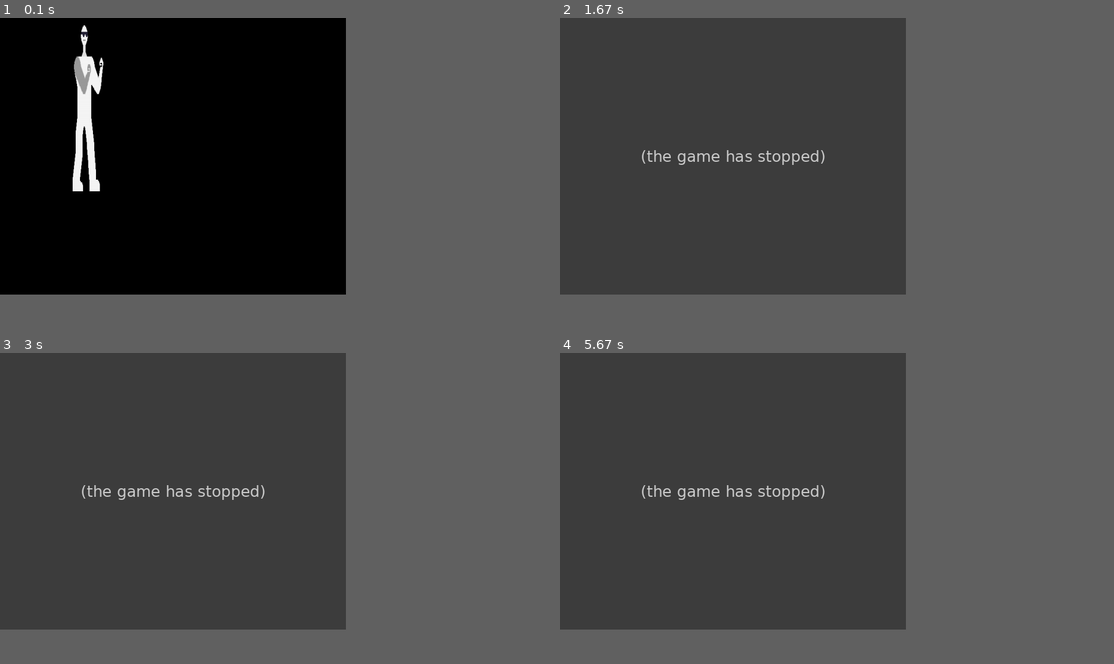
Above: before the commit, frames 1-4 (two rows, left to right).
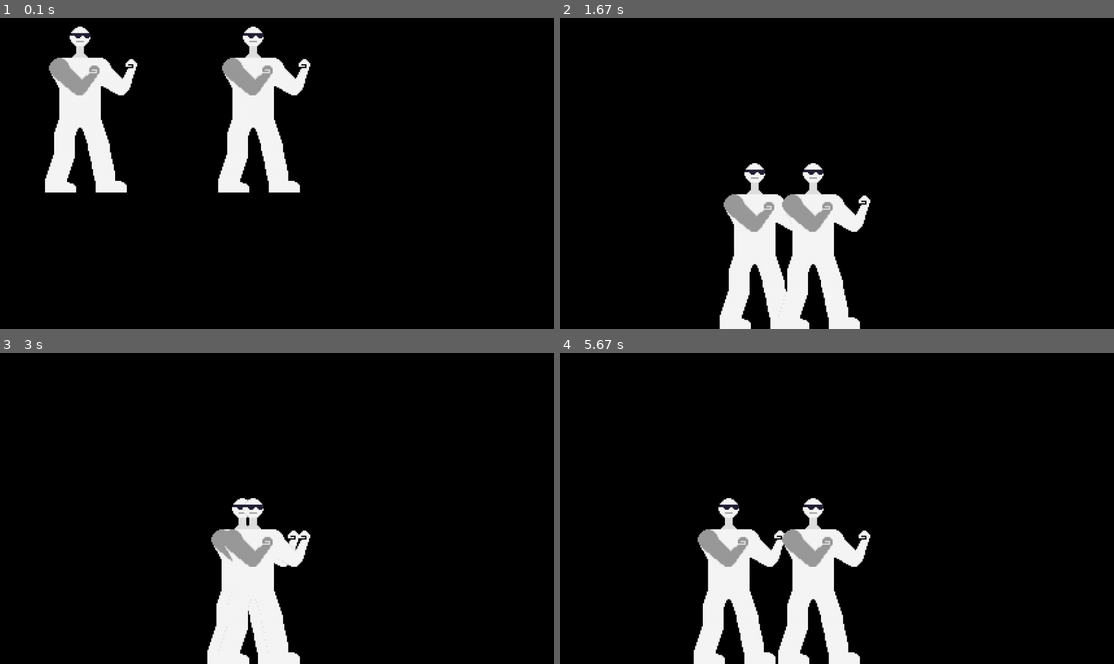
Above: after the commit, the same moments.

Repository: davidyao4344314/pygames-initlized
Game: pygame game, started from rpg games/main.py
The game is run twice, just before and just after one commit, with the same random seed, the same clock (stepped at 60 frames per second) and the same inputs.
Inputs:
- Up to frame 1 (0.1 s): no input
- Up to frame 2 (1.67 s): hold K 0.33-0.8 s; hold Right 0.33-0.8 s; tap A at 0.83 s; hold Right 1.17-1.63 s
- Up to frame 3 (3 s): hold Up 1.67-1.97 s; tap D at 2 s; hold Right 2.33-2.8 s; hold Left from 2.83 s (still down)
- Up to frame 4 (5.67 s): release Left at 3.37 s; hold Left 3.4-3.8 s; hold Up 3.83-4.2 s; tap Space at 4.23 s; hold Right 4.57-5.2 s; hold Left from 5.23 s (still down)
In our replay, the window is 562x450 before the commit and 900x506 after it. These sizes can differ from the game's own. Grey fills any space a smaller window leaves; there, only what the larger window draws over its background counts as a difference.

The runs differ from the first frame. In frame 1, 8.4% of the frame differs, in the area x 8-57%, y 2-57%; in frame 2, 57%; in frame 3, 57%; in frame 4, 57%, in the area x 0-63%, y 0-100%.
Error before the commit: TypeError: cell.melee_attack() missing 1 required positional argument: 'target' (controls.py...; the game stopped at 0.33 s (later frames are placeholders)

Commit message:
added a defense option

Diff:
--- a/rpg games/controls.py
+++ b/rpg games/controls.py
@@ -14,7 +14,7 @@
     pygame.K_l: False
 }
 
-def handle_events(player1):
+def handle_events(player, enemy):
     for event in pygame.event.get():
         if event.type == pygame.QUIT:
             return False
@@ -22,24 +22,24 @@
             if event.key in keys:
                 keys[event.key] = True
             if event.key == pygame.K_k:
-                player1.melee_attack()
+                player.melee_attack(enemy)
             if event.key == pygame.K_l:
-                player1.ranged_attack()
+                player.ranged_attack()
         if event.type == pygame.KEYUP:
             if event.key in keys:
                 keys[event.key] = False
     return True
 
-def move_player(player1):
+def move_player(player):
     if keys[pygame.K_a]:
-        player1.move(dx=-1)
+        player.move(dx=-1)
     if keys[pygame.K_d]:
-        player1.move(dx=1)
+        player.move(dx=1)
     if keys[pygame.K_w] or keys[pygame.K_SPACE]:
-        player1.move(dy=-1)
+        player.move(dy=-1)
     if keys[pygame.K_LEFT]:
-        player1.move(dx=-1)
+        player.move(dx=-1)
     if keys[pygame.K_RIGHT]:
-        player1.move(dx=1)
+        player.move(dx=1)
     if keys[pygame.K_UP]:
-        player1.move(dy=-1)
+        player.move(dy=-1)
--- a/rpg games/main.py
+++ b/rpg games/main.py
@@ -1,14 +1,15 @@
-# initliazing pygame
 import pygame
-from sprite import cell
+from sprite import cell, Virus
 import controls
 
 pygame.init()
-#initalzing player screan
-SCREEN_WIDTH = 800
-SCREEN_HEIGHT = int(SCREEN_WIDTH * 0.8)
 
-screen = pygame.display.set_mode((SCREEN_WIDTH, SCREEN_HEIGHT))
+# Fullscreen
+info = pygame.display.Info()
+SCREEN_WIDTH = info.current_w
+SCREEN_HEIGHT = info.current_h
+
+screen = pygame.display.set_mode((SCREEN_WIDTH, SCREEN_HEIGHT), pygame.FULLSCREEN)
 pygame.display.set_caption('RPG')
 
 # Player gravity
@@ -17,21 +18,37 @@
 # Load player images
 player_image = pygame.image.load('white_blood_cell.png')
 attack_image = pygame.image.load('white_blood_cell_attack.png')
+defense_image = pygame.image.load('white_blood_cell_attack.png')
+
+# Load virus images (same as player for now since I don't have another sprite)
+virus_image = pygame.image.load('white_blood_cell.png')
+virus_attack_image = pygame.image.load('white_blood_cell_attack.png')
 
 # Initialize player instance
-player1 = cell(200, 200, 3, player_image, attack_image)
+player1 = cell(200, 200, 3, player_image, attack_image, defense_image)
+
+# Initialize enemy instance
+enemy = Virus(600, 200, 3, virus_image, virus_attack_image)
+
+# Create sprite group for all sprites
+all_sprites = pygame.sprite.Group()
+all_sprites.add(player1)
+all_sprites.add(enemy)
 
 run = True
 clock = pygame.time.Clock()
 
 while run:
     screen.fill((0, 0, 0))  # Fill the screen with black before drawing
-    screen.blit(player1.image, player1.rect)
 
-    run = controls.handle_events(player1)
+    # Update all sprites
+    all_sprites.update(gravity, SCREEN_HEIGHT)
+
+    # Draw all sprites
+    all_sprites.draw(screen)
+    # Handle events and movement
+    run = controls.handle_events(player1, enemy)
     controls.move_player(player1)
-
-    player1.update(gravity, SCREEN_HEIGHT)
 
     pygame.display.update()
     clock.tick(60)
--- /dev/null
+++ b/rpg games/menu.py
@@ -0,0 +1,56 @@
+import pygame
+
+# Initialize Pygame font module
+pygame.font.init()
+
+# Define menu options
+menu_font = pygame.font.SysFont(None, 36)
+menu_items = ["Resume Game", "Settings", "Level Selection"]
+menu_rects = []
+
+# Define the setting and level selection text
+setting_font = pygame.font.SysFont(None, 40)
+setting_text = "Settings: Currently not available in demo"
+setting_surface = setting_font.render(setting_text, True, (255, 255, 255))
+setting_rect = setting_surface.get_rect(center=(400, 320))
+
+level_font = pygame.font.SysFont(None, 40)
+level_text = "Level Selection: Currently not available in demo"
+level_surface = level_font.render(level_text, True, (255, 255, 255))
+level_rect = level_surface.get_rect(center=(400, 320))
+
+for i, item in enumerate(menu_items):
+    menu_text = menu_font.render(item, True, (255, 255, 255))
+    menu_rect = menu_text.get_rect(center=(400, 320 + i * 40))
+    menu_rects.append((menu_text, menu_rect))
+
+def draw_menu(screen):
+    screen.fill((0, 0, 0))
+    for menu_text, menu_rect in menu_rects:
+        screen.blit(menu_text, menu_rect)
+
+def draw_setting_screen(screen):
+    screen.fill((0, 0, 0))
+    screen.blit(setting_surface, setting_rect)
+
+def draw_level_selection_screen(screen):
+    screen.fill((0, 0, 0))
+    screen.blit(level_surface, level_rect)
+
+def handle_menu_events():
+    for event in pygame.event.get():
+        if event.type == pygame.QUIT:
+            return False
+        if event.type == pygame.KEYDOWN:
+            if event.key == pygame.K_ESCAPE:
+                return True
+        if event.type == pygame.MOUSEBUTTONDOWN:
+            for i, (menu_text, menu_rect) in enumerate(menu_rects):
+                if menu_rect.collidepoint(event.pos):
+                    if i == 0:
+                        return True
+                    elif i == 1:
+                        return "settings"
+                    elif i == 2:
+                        return "level_selection"
+    return None
--- a/rpg games/sprite.py
+++ b/rpg games/sprite.py
@@ -5,18 +5,24 @@
 Create the main character class 'cell' that inherits from GravityAffected
 """
 class cell(GravityAffected):
-    def __init__(self, x, y, scale, player_image, attack_image):
+    def __init__(self, x, y, scale, player_image, attack_image, defense_image):
         super().__init__()
-        self.original_image = pygame.transform.scale(player_image, (int(player_image.get_width()), int(player_image.get_height() * scale)))
-        self.attack_image = pygame.transform.scale(attack_image, (int(attack_image.get_width()), int(attack_image.get_height() * scale)))
+        self.original_image = pygame.transform.scale(player_image, (int(player_image.get_width() * scale), int(player_image.get_height() * scale)))
+        self.attack_image = pygame.transform.scale(attack_image, (int(attack_image.get_width() * scale), int(attack_image.get_height() * scale)))
+        self.defense_image = pygame.transform.scale(defense_image, (int(defense_image.get_width() * scale), int(defense_image.get_height() * scale)))
         self.image = self.original_image
         self.rect = self.image.get_rect()
         self.rect.center = (x, y)
         self.speed = 5
         self.health = 100
+        self.max_health = 100
         self.is_attacking = False
         self.attack_duration = 10
         self.attack_timer = 0
+        self.is_defending = False
+        self.defense_duration = 20
+        self.defense_timer = 0
+        self.defense_reduction = 0.5
 
     def move(self, dx=0, dy=0):
         self.rect.x += dx * self.speed
@@ -33,6 +39,12 @@
                 self.is_attacking = False
                 self.image = self.original_image
 
+        if self.is_defending:
+            self.defense_timer -= 1
+            if self.defense_timer <= 0:
+                self.is_defending = False
+                self.image = self.original_image
+
     """
     This function is for attacking the enemy
     """
@@ -41,24 +53,28 @@
             self.is_attacking = True
             self.attack_timer = self.attack_duration
             self.image = self.attack_image
-            # Calculate and apply damage to the target
             target.take_damage(20)
 
     """
     This function is for ranged attack
     """
+    """
     def ranged_attack(self):
         print("Ranged attack")
+    """
 
     """
     This function is for taking damage
     """
     def take_damage(self, damage):
+        if self.is_defending:
+            damage *= self.defense_reduction
         self.health -= damage
         print(f"Cell takes {damage} damage. Health is now {self.health}.")
         if self.health <= 0:
             print("Cell is dead.")
             self.kill()
+
 
 """
 Create the enemy class 'Virus' that inherits from GravityAffected
@@ -66,13 +82,14 @@
 class Virus(GravityAffected):
     def __init__(self, x, y, scale, virus_image, attack_image):
         super().__init__()
-        self.original_image = pygame.transform.scale(virus_image, (int(virus_image.get_width()), int(virus_image.get_height() * scale)))
-        self.attack_image = pygame.transform.scale(attack_image, (int(attack_image.get_width()), int(attack_image.get_height() * scale)))
+        self.original_image = pygame.transform.scale(virus_image, (int(virus_image.get_width() * scale), int(virus_image.get_height() * scale)))
+        self.attack_image = pygame.transform.scale(attack_image, (int(attack_image.get_width() * scale), int(attack_image.get_height() * scale)))
         self.image = self.original_image
         self.rect = self.image.get_rect()
         self.rect.center = (x, y)
         self.speed = 5
         self.health = 100
+        self.max_health = 100
         self.is_attacking = False
         self.attack_duration = 10
         self.attack_timer = 0
@@ -100,15 +117,15 @@
             self.is_attacking = True
             self.attack_timer = self.attack_duration
             self.image = self.attack_image
-            # Calculate and apply damage to the target
             target.take_damage(20)
 
     """
     This function is for ranged attack
     """
+    """
     def ranged_attack(self):
         print("Ranged attack")
-
+    """
     """
     This function is for taking damage
     """
Binary file added: healing.png
